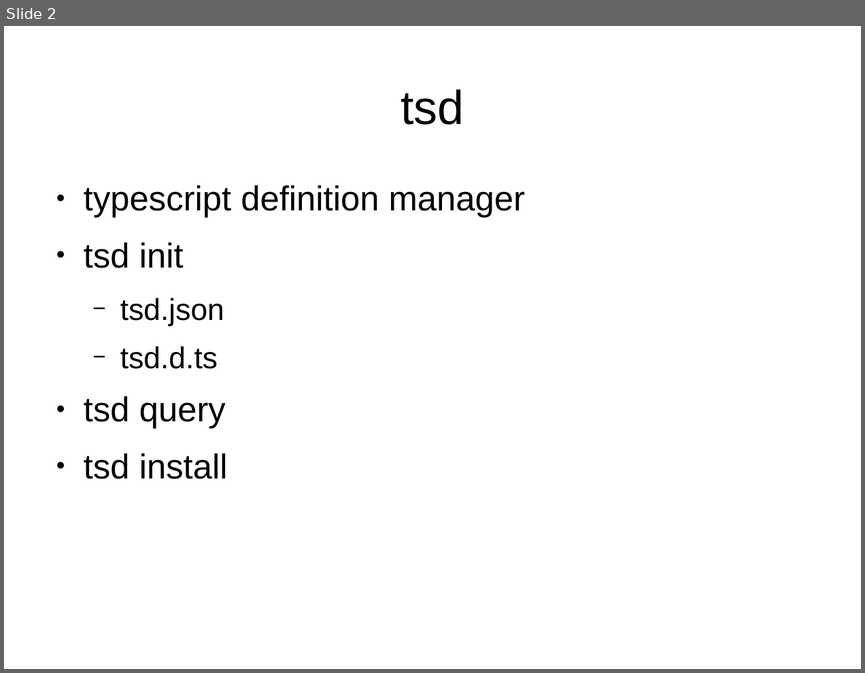
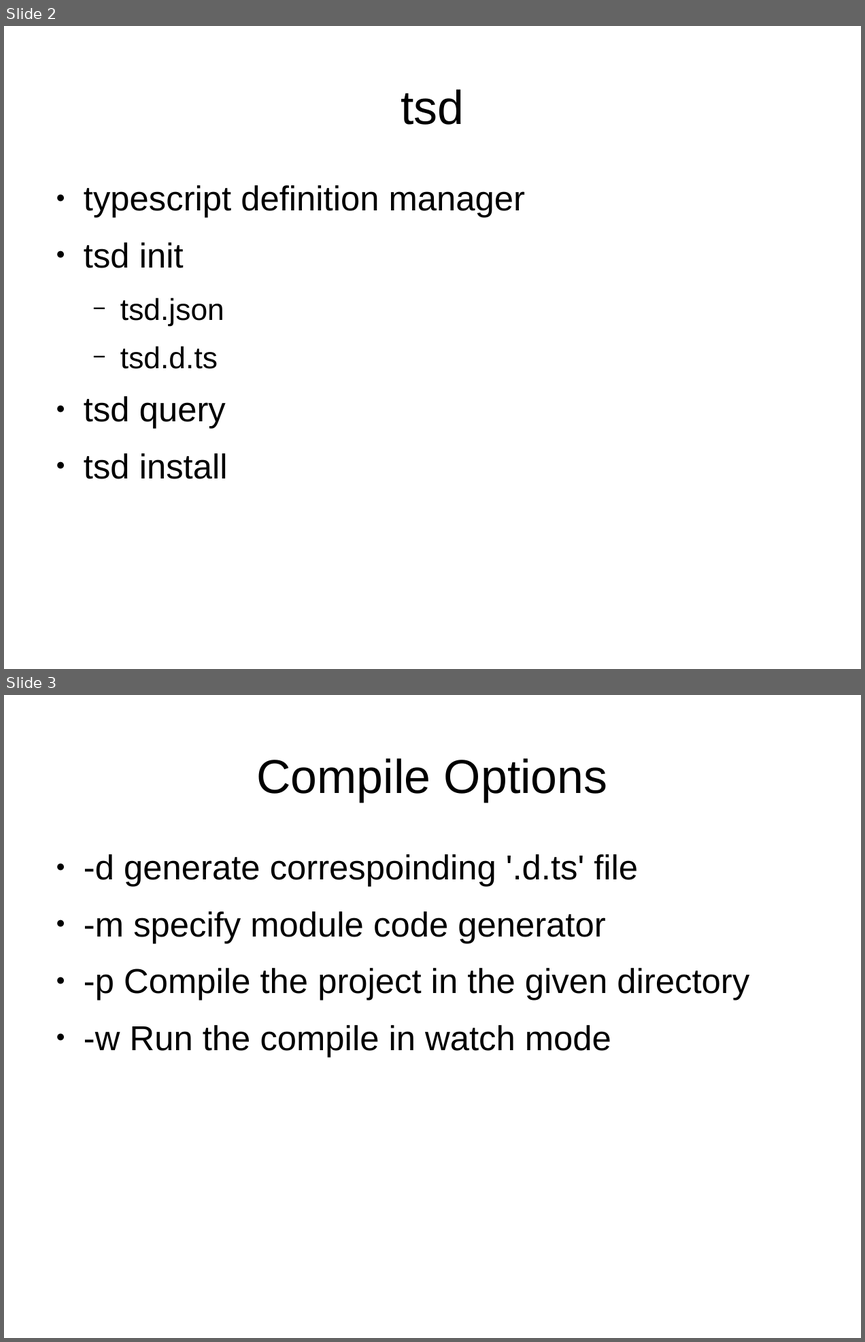
Before and after one commit to sallop/til, a slide deck: typescript.odp. Shown one above the other, each under a label of ours: slide 2 before the commit, slides 2 and 3 after it. The pictures are 865x673 and 865x1342 pixels, drawn with LibreOffice and Linux fonts; fonts in the diff are those of the drawing. Boxes give left, top, right and bottom in pixels: in the first picture for what was removed or moved away, otherwise in the second. Text is boxed around its words. In the diff, an @@ line names an element or a change of style, - is before the commit and + after.

```diff
--- a/typescript.odp
+++ b/typescript.odp
@@ slide 3 added at (4,695,861,1338), background #FFFFFF @@
@@ title added at (257,758,608,802), 44 pt, text #000000 @@
+Compile Options
@@ text added at (84,854,749,1057), 32 pt, text #000000 @@
+● -d generate correspoinding '.d.ts' file
+● -m specify module code generator
+● -p Compile the project in the given directory
+● -w Run the compile in watch mode
```
Also in this commit, not shown: 2 other slides added, 3 other files.
